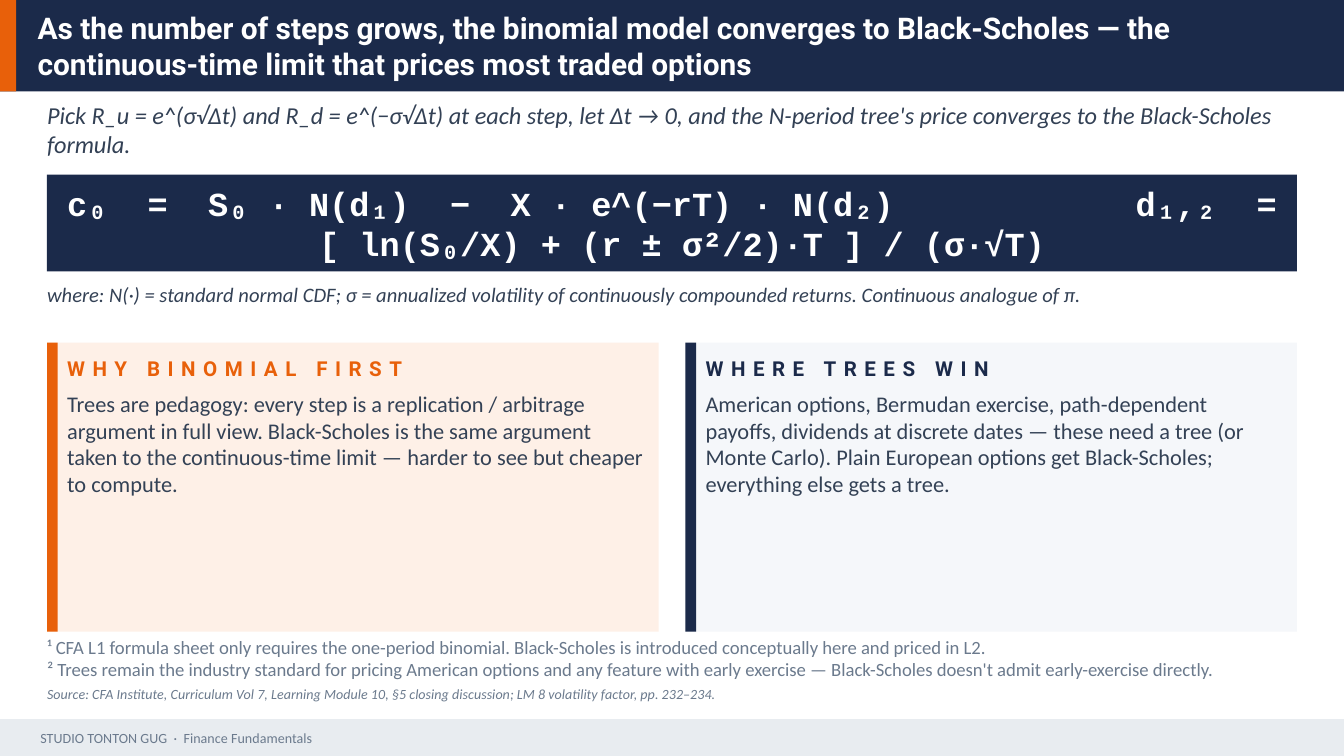
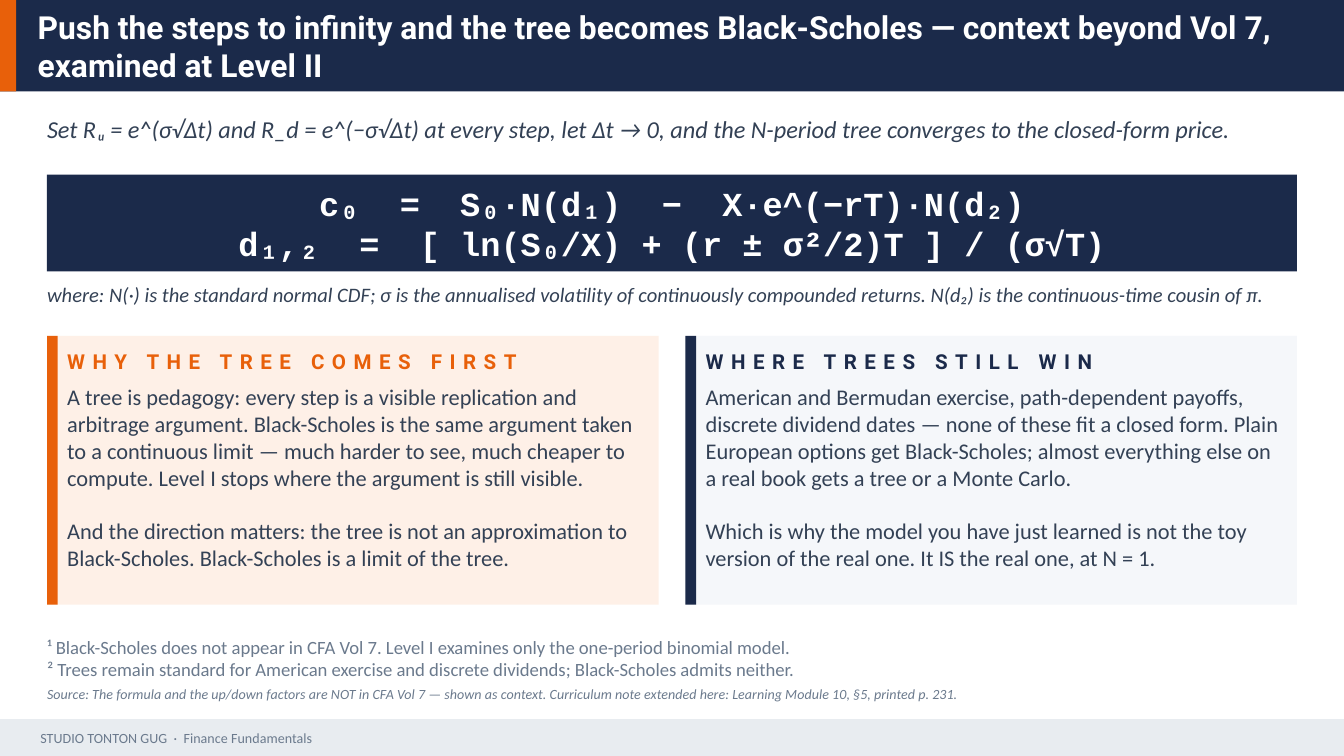
Before and after one commit to Gug4ever/Tonton_Gug_Studio, a slide deck: slide 29 of assets/finance/D18_Derivs_II_Options.pptx. Drawn at 1344x756 pixels with LibreOffice and Linux fonts; fonts in the diff are those of the drawing. Boxes give left, top, right and bottom in pixels: in the first picture for what was removed or moved away, otherwise in the second. Text is boxed around its words. In the diff, an @@ line names an element or a change of style, - is before the commit and + after.

```diff
--- a/assets/finance/D18_Derivs_II_Options.pptx
+++ b/assets/finance/D18_Derivs_II_Options.pptx
@@ text at (38,15,1271,78): text changed; size 16 to 17 pt @@
-As the number of steps grows, the binomial model converges to Black-Scholes — the continuous-time limit that prices most traded options
+Push the steps to infinity and the tree becomes Black-Scholes — context beyond Vol 7, examined at Level II
@@ text at (47,119,1229,142): text changed @@
-Pick R_u = e^(σ√Δt) and R_d = e^(−σ√Δt) at each step, let Δt → 0, and the N-period tree's price converges to the Black-Scholes formula.
+Set Rᵤ = e^(σ√Δt) and R_d = e^(−σ√Δt) at every step, let Δt → 0, and the N-period tree converges to the closed-form price.
@@ text at (238,191,1106,263): text changed @@
-c₀ = S₀ · N(d₁) − X · e^(−rT) · N(d₂) d₁,₂ = [ ln(S₀/X) + (r ± σ²/2)·T ] / (σ·√T)
+c₀ = S₀·N(d₁) − X·e^(−rT)·N(d₂)
+d₁,₂ = [ ln(S₀/X) + (r ± σ²/2)T ] / (σ√T)
@@ text at (47,287,1263,306): text changed @@
-where: N(·) = standard normal CDF; σ = annualized volatility of continuously compounded returns. Continuous analogue of π.
+where: N(·) is the standard normal CDF; σ is the annualised volatility of continuously compounded returns. N(d₂) is the continuous-time cousin of π.
@@ rectangle: place and size @@
-rectangle at (47,343,659,632)
+rectangle at (47,336,659,605)
@@ rectangle: place and size @@
-rectangle at (47,343,58,632)
+rectangle at (47,336,58,605)
@@ text at (67,354,517,369): text changed @@
-WHY BINOMIAL FIRST
+WHY THE TREE COMES FIRST
@@ rectangle: place and size @@
-rectangle at (685,343,1297,632)
+rectangle at (685,336,1297,605)
@@ rectangle: place and size @@
-rectangle at (685,343,696,632)
+rectangle at (685,336,696,605)
@@ text at (706,354,1092,369): text changed @@
-WHERE TREES WIN
+WHERE TREES STILL WIN
@@ text at (67,389,632,566): text changed @@
-Trees are pedagogy: every step is a replication / arbitrage argument in full view. Black-Scholes is the same argument taken to the continuous-time limit — harder to see but cheaper to compute.
+A tree is pedagogy: every step is a visible replication and arbitrage argument. Black-Scholes is the same argument taken to a continuous limit — much harder to see, much cheaper to compute. Level I stops where the argument is still visible.
+And the direction matters: the tree is not an approximation to Black-Scholes. Black-Scholes is a limit of the tree.
@@ text at (706,389,1278,569): text changed @@
-American options, Bermudan exercise, path-dependent payoffs, dividends at discrete dates — these need a tree (or Monte Carlo). Plain European options get Black-Scholes; everything else gets a tree.
+American and Bermudan exercise, path-dependent payoffs, discrete dividend dates — none of these fit a closed form. Plain European options get Black-Scholes; almost everything else on a real book gets a tree or a Monte Carlo.
+Which is why the model you have just learned is not the toy version of the real one. It IS the real one, at N = 1.
@@ text at (47,640,794,678): text changed @@
-¹ CFA L1 formula sheet only requires the one-period binomial. Black-Scholes is introduced conceptually here and priced in L2.
-² Trees remain the industry standard for pricing American options and any feature with early exercise — Black-Scholes doesn't admit early-exercise directly.
+¹ Black-Scholes does not appear in CFA Vol 7. Level I examines only the one-period binomial model.
+² Trees remain standard for American exercise and discrete dividends; Black-Scholes admits neither.
@@ text at (47,689,957,702): text changed @@
-Source: CFA Institute, Curriculum Vol 7, Learning Module 10, §5 closing discussion; LM 8 volatility factor, pp. 232–234.
+Source: The formula and the up/down factors are NOT in CFA Vol 7 — shown as context. Curriculum note extended here: Learning Module 10, §5, printed p. 231.
```
Also in this commit, not shown: 24 other slides changed, 1 slide added, 1 slide removed, 9 other files.
